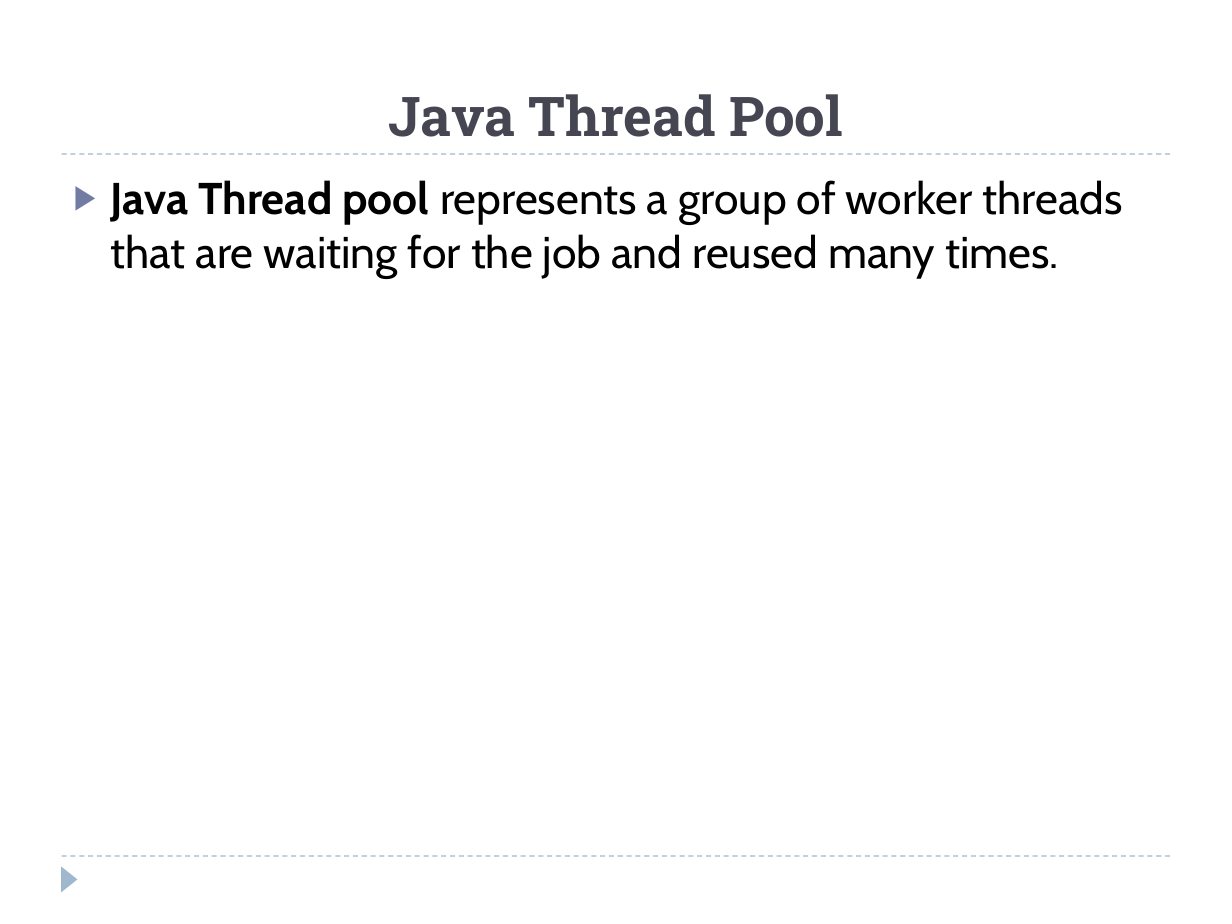
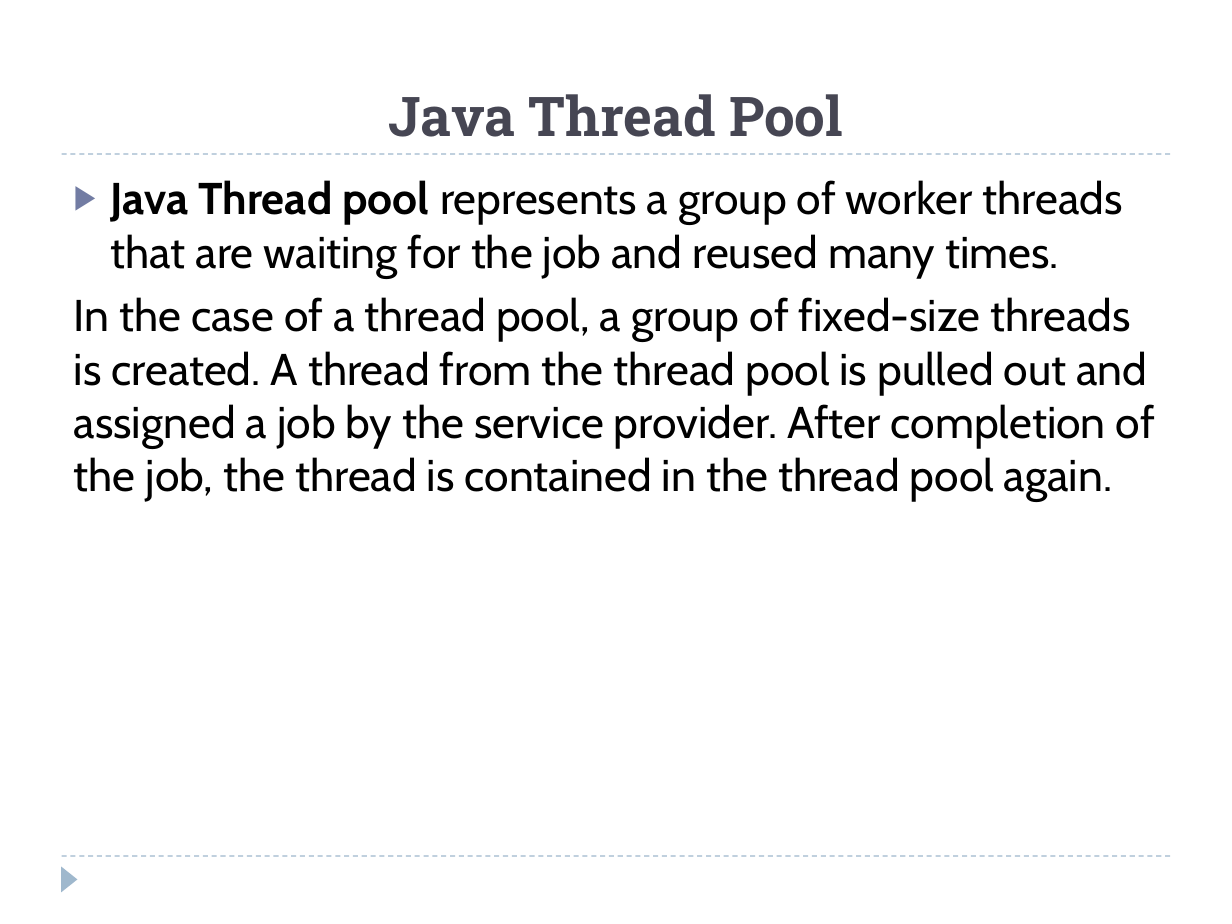
Before and after one commit to wesso69/Eska-projects, a slide deck: slide 10 of Threads.pptx. Drawn at 1232x924 pixels with LibreOffice and Linux fonts; fonts in the diff are those of the drawing. Boxes give left, top, right and bottom in pixels: in the first picture for what was removed or moved away, otherwise in the second. Text is boxed around its words. In the diff, an @@ line names an element or a change of style, - is before the commit and + after.

```diff
--- a/Threads.pptx
+++ b/Threads.pptx
@@ text at (74,297,1155,502): paragraph added @@
+In the case of a thread pool, a group of fixed-size threads is created. A thread from the thread pool is pulled out and assigned a job by the service provider. After completion of the job, the thread is contained in the thread pool again.
```
Also in this commit, not shown: 1 other slide changed, 1 slide added.
